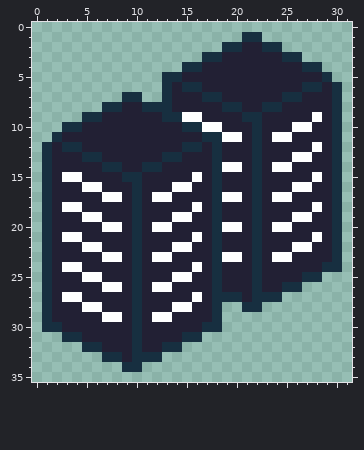
Two versions of one pixel-art file, Assets/AnimationImporter-master/buildings 2.ase. Above, as it was before the edit.
32x36 pixels, 1 frame.
And afterwards:
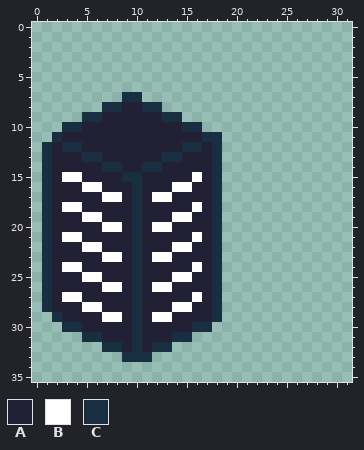
Palette (. is transparent): A #222034  B #ffffff  C #172f40
Changes in this commit:
Colour A becomes colour C in row 29 at x 2; in row 30 at x 3 to 4 and 16; in row 31 at x 5 to 6 and 14; in row 32 at x 7 to 8 and 12; in row 33 at x 9.
Colour A is removed in row 2 at x 21 to 22; in row 3 at x 19 to 24; in row 4 at x 17 to 26; in row 5 at x 15 to 28; in row 6 at x 14, 17 to 26 and 29; in row 7 at x 14 to 16, 19 to 24 and 27 to 29.
Colour A is removed in row 8 at x 14 to 18, 21 to 22 and 25 to 29; in row 9 at x 17 to 20, 23 to 27 and 29; in row 10 at x 19 to 21, 23 to 25 and 28 to 29; in row 11 at x 21, 23 and 26 to 29; in row 12 at x 19 to 21, 23 to 27 and 29; in row 13 at x 19 to 21, 23 to 25 and 28 to 29.
Colour A is removed in row 14 at x 21, 23 and 26 to 29; in row 15 at x 19 to 21, 23 to 27 and 29; in row 16 at x 19 to 21, 23 to 25 and 28 to 29; in row 17 at x 21, 23 and 26 to 29; in row 18 at x 19 to 21, 23 to 27 and 29; in row 19 at x 19 to 21, 23 to 25 and 28 to 29.
Colour A is removed in row 20 at x 21, 23 and 26 to 29; in row 21 at x 19 to 21, 23 to 27 and 29; in row 22 at x 19 to 21, 23 to 25 and 28 to 29; in row 23 at x 21, 23 and 26 to 29; in row 24 at x 19 to 21 and 23 to 28; in row 25 at x 19 to 21 and 23 to 26.
Colour A is removed in row 26 at x 19 to 21 and 23 to 24; in row 27 at x 21.
Colour B is removed in row 9 at x 15 to 16 and 28; in row 10 at x 17 to 18 and 26 to 27; in row 11 at x 19 to 20 and 24 to 25; in row 12 at x 28; in row 13 at x 26 to 27; in row 14 at x 19 to 20 and 24 to 25.
Colour B is removed in row 15 at x 28; in row 16 at x 26 to 27; in row 17 at x 19 to 20 and 24 to 25; in row 18 at x 28; in row 19 at x 26 to 27; in row 20 at x 19 to 20 and 24 to 25.
Colour B is removed in row 21 at x 28; in row 22 at x 26 to 27; in row 23 at x 19 to 20 and 24 to 25.
Colour C is removed in row 1 at x 21 to 22; in row 2 at x 19 to 20 and 23 to 24; in row 3 at x 17 to 18 and 25 to 26; in row 4 at x 15 to 16 and 27 to 28; in row 5 at x 13 to 14 and 29; in row 6 at x 13, 15 to 16, 27 to 28 and 30.
Colour C is removed in row 7 at x 13, 17 to 18, 25 to 26 and 30; in row 8 at x 13, 19 to 20, 23 to 24 and 30; in row 9 at x 21 to 22 and 30; in rows 10 to 23 at x 22 and 30; in row 24 at x 22 and 29 to 30; in row 25 at x 22 and 27 to 28.
Colour C is removed in row 26 at x 22 and 25 to 26; in row 27 at x 19 to 20 and 22 to 24; in row 28 at x 21 to 22; in row 29 at x 1; in row 30 at x 1 to 2 and 18; in row 31 at x 3 to 4 and 16.
Colour C is removed in row 32 at x 5 to 6 and 14; in row 33 at x 7 to 8 and 12; in row 34 at x 9 to 10.
Where, in picture pixels (left, top, right, bottom), the same in both pictures:
changed: (42, 32, 342, 372)
